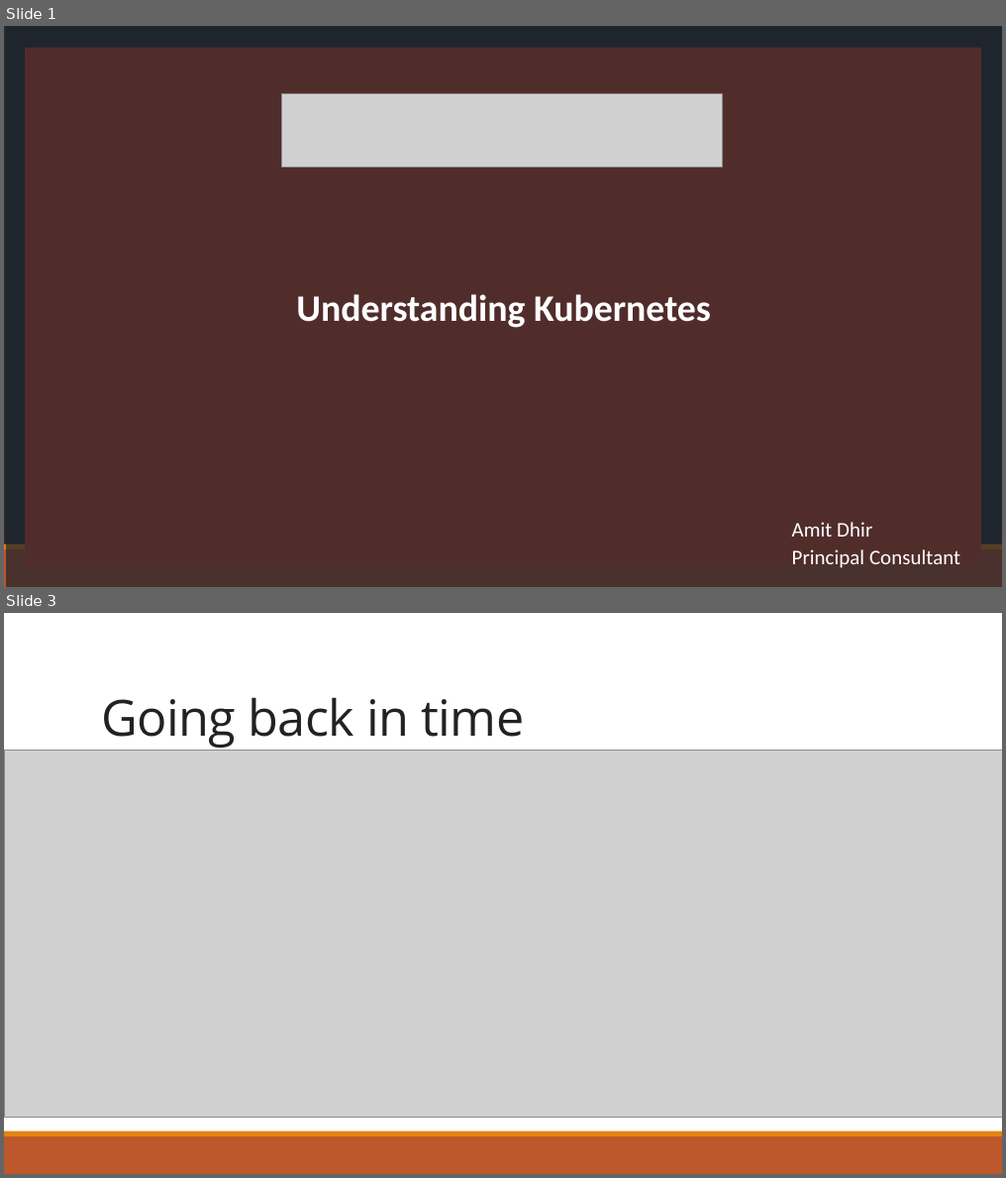
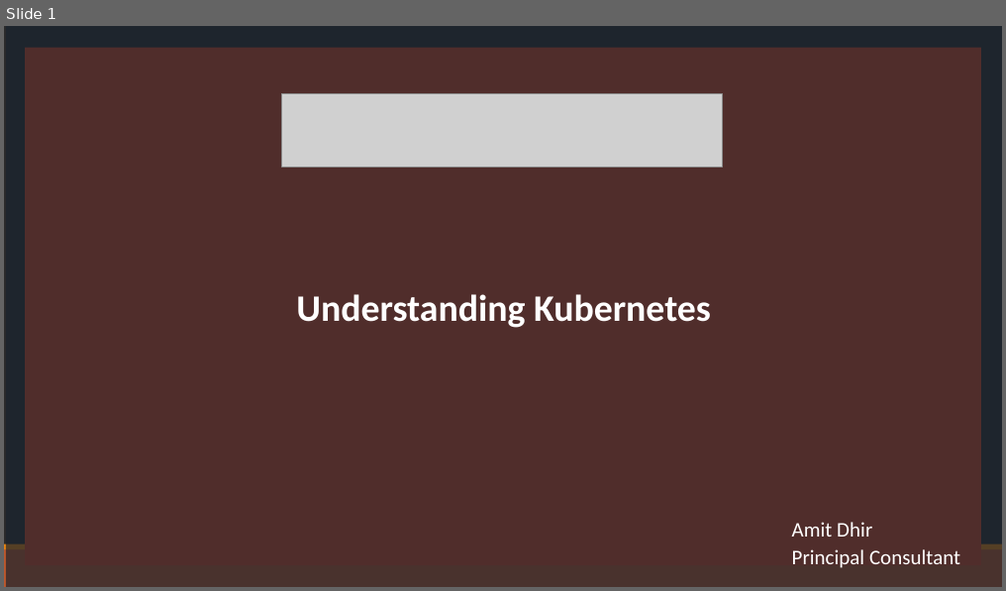
Before and after one commit to talktoamitdhir/kube, a slide deck: Understanding_Kubernetes/Kubernetes.pptx. Shown one above the other, each under a label of ours: slides 1 and 3 before the commit, slide 1 after it; the slides between them are not shown. The pictures are 1006x1178 and 1006x591 pixels, drawn with LibreOffice and Linux fonts; fonts in the diff are those of the drawing; grey boxes stand for pictures; background and template pictures are left out; a plain dark background stands for a picture behind light text. Boxes give left, top, right and bottom in pixels: in the first picture for what was removed or moved away, otherwise in the second. Text is boxed around its words. In the diff, an @@ line names an element or a change of style, - is before the commit and + after.

```diff
--- a/Understanding_Kubernetes/Kubernetes.pptx
+++ b/Understanding_Kubernetes/Kubernetes.pptx
@@ slide 3 removed at (x1=4, y1=613, x2=1002, y2=1174), background #FFFFFF; not listed: 2 template elements that a slide beside it also shows @@
@@ title removed at (x1=101, y1=697, x2=524, y2=748) @@
-Going back in time
@@ picture removed at (x1=4, y1=750, x2=1002, y2=1118) @@
```
Also in this commit, not shown: 1 slide changed, 3 slides added, 9 other files.
